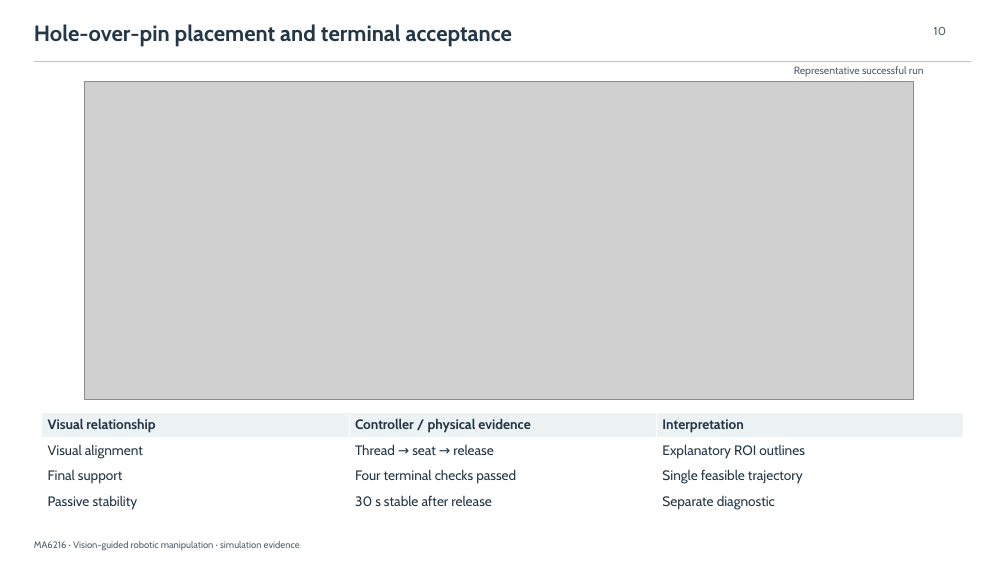
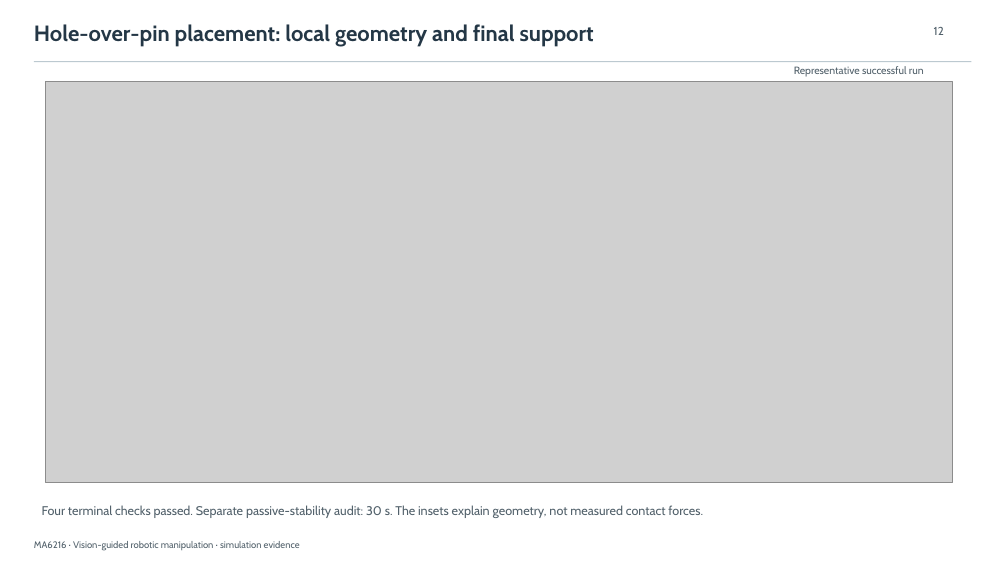
Before and after one commit to LewisLYU-HW/ma6216-ur5e-vision-pick-place, a slide deck: slide 12 of docs/presentation/vision_guided_manipulation.pptx (slide 10 before the commit). Drawn at 1008x567 pixels with LibreOffice and Linux fonts; fonts in the diff are those of the drawing; grey boxes stand for pictures. Boxes give left, top, right and bottom in pixels: in the first picture for what was removed or moved away, otherwise in the second. Text is boxed around its words. In the diff, an @@ line names an element or a change of style, - is before the commit and + after.

Commit message:
Refine academic evidence figures with traceable context-detail insets

```diff
--- a/docs/presentation/vision_guided_manipulation.pptx
+++ b/docs/presentation/vision_guided_manipulation.pptx
@@ text at box(34, 24, 594, 47): text changed @@
-Hole-over-pin placement and terminal acceptance
+Hole-over-pin placement: local geometry and final support
@@ text at box(934, 27, 944, 35): text changed @@
-10
+12
@@ picture: place and size @@
-picture at box(85, 82, 913, 399)
+picture at box(45, 82, 953, 482)
@@ table removed at box(42, 412, 965, 514), 4 rows, 3 columns @@
-Visual relationship | Controller / physical evidence | Interpretation
-Visual alignment | Thread → seat → release | Explanatory ROI outlines
-Final support | Four terminal checks passed | Single feasible trajectory
-Passive stability | 30 s stable after release | Separate diagnostic
@@ text added at box(42, 505, 703, 518), 12 pt, text #52616B @@
+Four terminal checks passed. Separate passive-stability audit: 30 s. The insets explain geometry, not measured contact forces.
```
Also in this commit, not shown: 7 other slides changed, 6 slides added, 3 slides removed, 51 other files.
